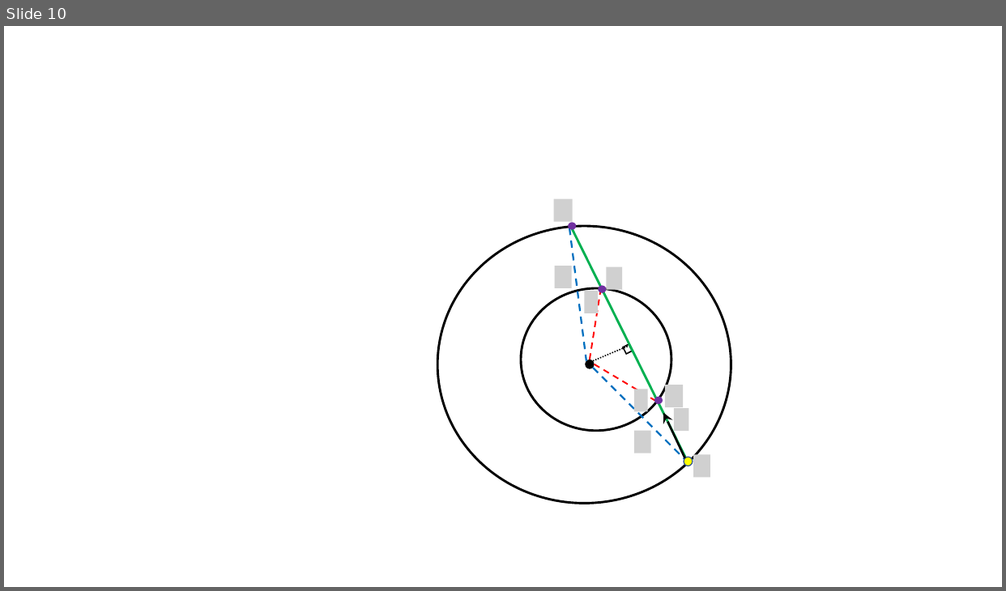
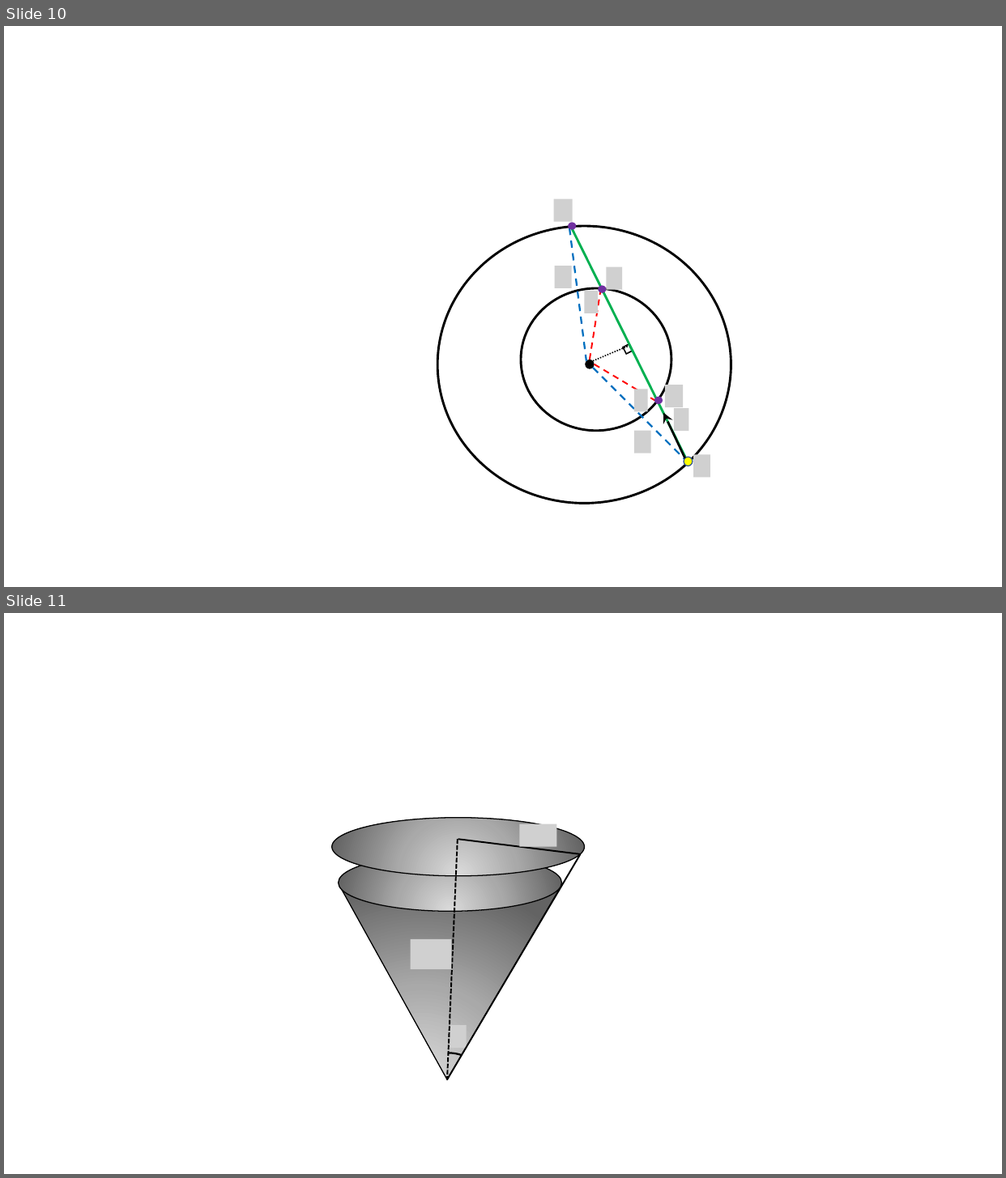
Before and after one commit to savchenko-physics/savchenko-physics.github.io, a slide deck: volunteer/Drawings.pptx. Shown one above the other, each under a label of ours: slide 10 before the commit, slides 10 and 11 after it. The pictures are 1006x591 and 1006x1178 pixels, drawn with LibreOffice and Linux fonts; fonts in the diff are those of the drawing; grey boxes stand for pictures; background and template pictures are left out. Boxes give left, top, right and bottom in pixels: in the first picture for what was removed or moved away, otherwise in the second. Text is boxed around its words. In the diff, an @@ line names an element or a change of style, - is before the commit and + after.

```diff
--- a/volunteer/Drawings.pptx
+++ b/volunteer/Drawings.pptx
@@ slide 11 added at [4,613,1002,1174], background #FFFFFF @@
@@ triangle added at [282,788,561,1080], fill gradient #DBDBDB to #AAAAAA to #636363, outline #000000 1 pt @@
@@ ellipse added at [332,817,584,875], fill gradient #DBDBDB to #AAAAAA to #636363, outline #000000 1 pt @@
@@ picture added at [520,824,557,846] @@
@@ ellipse added at [339,854,562,911], fill gradient #DBDBDB to #AAAAAA to #636363, outline #000000 1 pt @@
@@ line added from (458, 839) to (447, 1080), #000000 1.5 pt dashed @@
@@ line added from (447, 1080) to (581, 854), #000000 1.5 pt @@
@@ line added from (458, 839) to (581, 854), #000000 1.5 pt @@
@@ picture added at [411,939,452,969] @@
@@ picture added at [450,1025,467,1048] @@
@@ arc (boxed as its full ellipse) added at [414,1053,484,1108], outline #000000 1.75 pt @@
```
Also in this commit, not shown: 7 other files.
